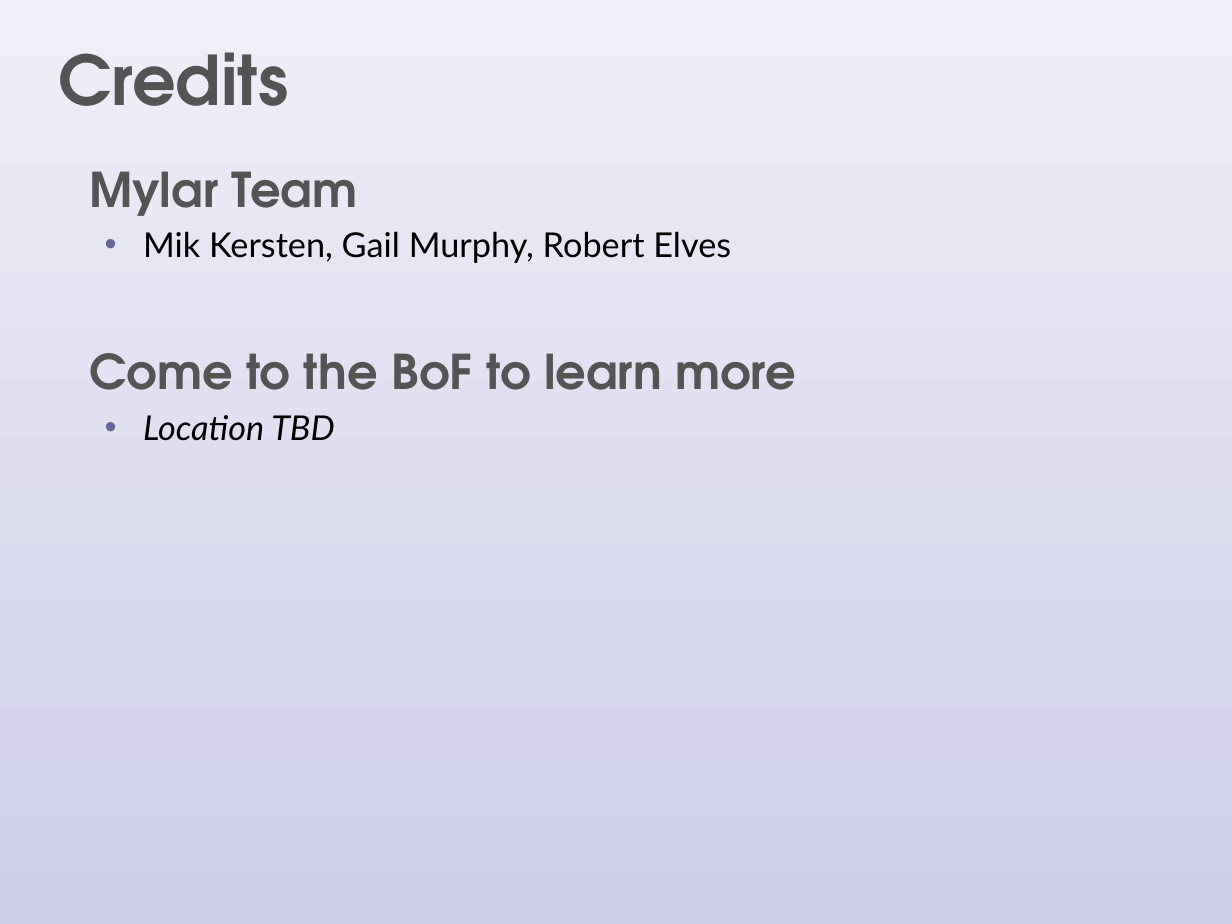
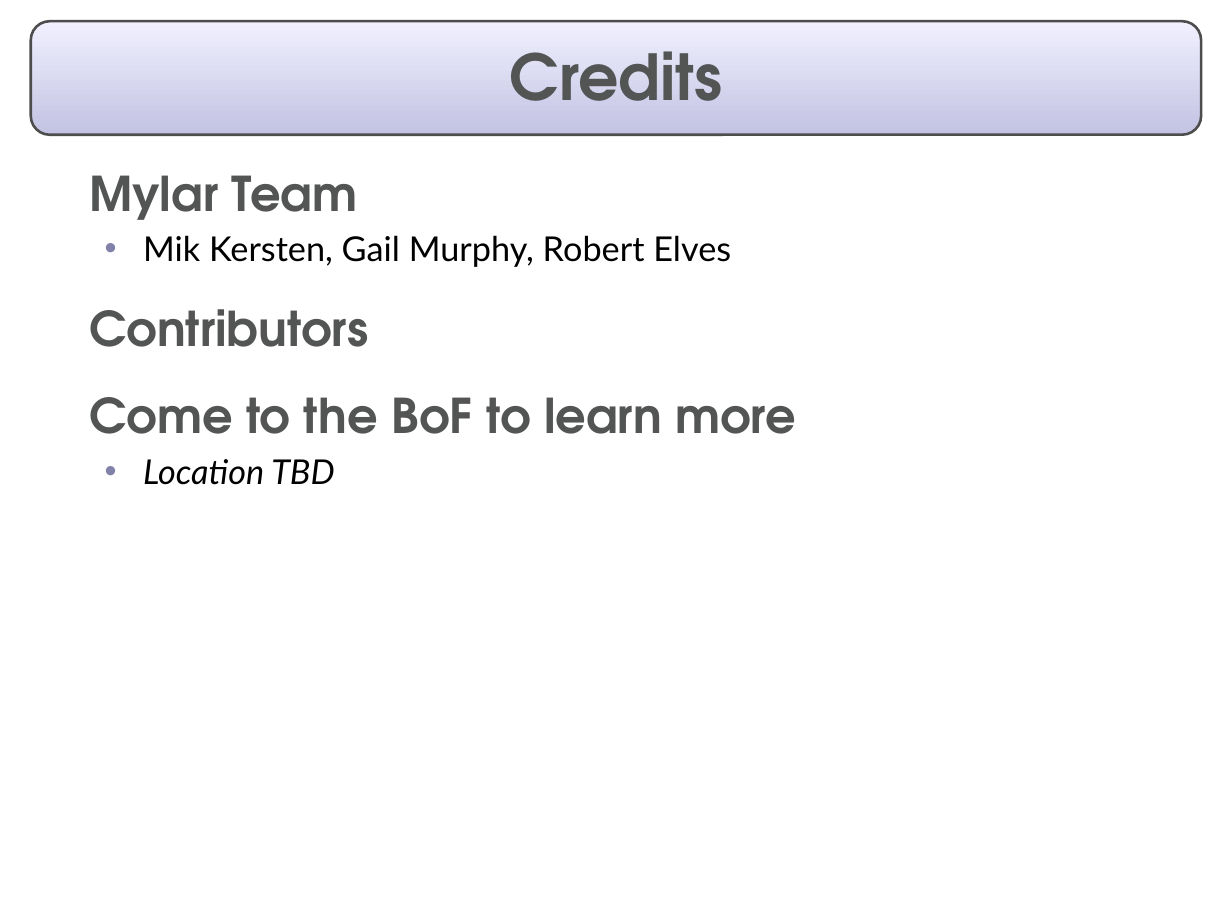
Before and after one commit to eclipse-mylyn/mylyn-website, a slide deck: slide 19 of publications/2006-03-mylar-eclipsecon.ppt (slide 18 before the commit). Drawn at 1232x924 pixels with LibreOffice and Linux fonts; fonts in the diff are those of the drawing. Boxes give left, top, right and bottom in pixels: in the first picture for what was removed or moved away, otherwise in the second. Text is boxed around its words. In the diff, an @@ line names an element or a change of style, - is before the commit and + after.

```diff
--- a/publications/2006-03-mylar-eclipsecon.ppt
+++ b/publications/2006-03-mylar-eclipsecon.ppt
@@ rectangle removed at bbox=[0, 0, 1232, 924] @@
@@ rounded rectangle added at bbox=[31, 21, 1201, 134], fill gradient #F0F0FF to #C3C3E3, outline #4D4D4D 1.5 pt @@
@@ title "Credits": place and size @@
-title "Credits" at bbox=[58, 52, 288, 106]
+title "Credits" at bbox=[510, 51, 723, 101]
@@ title "Credits" at bbox=[510, 51, 723, 101]: size 40 to 37 pt; alignment left to centre @@
@@ text at bbox=[143, 235, 731, 485]: bullet colour #666699 to #8181A9 @@
@@ text at bbox=[89, 309, 368, 347]: paragraph added @@
+  Contributors
```
Also in this commit, not shown: 13 other slides changed, 6 slides added, 5 slides removed, 1 other file.
